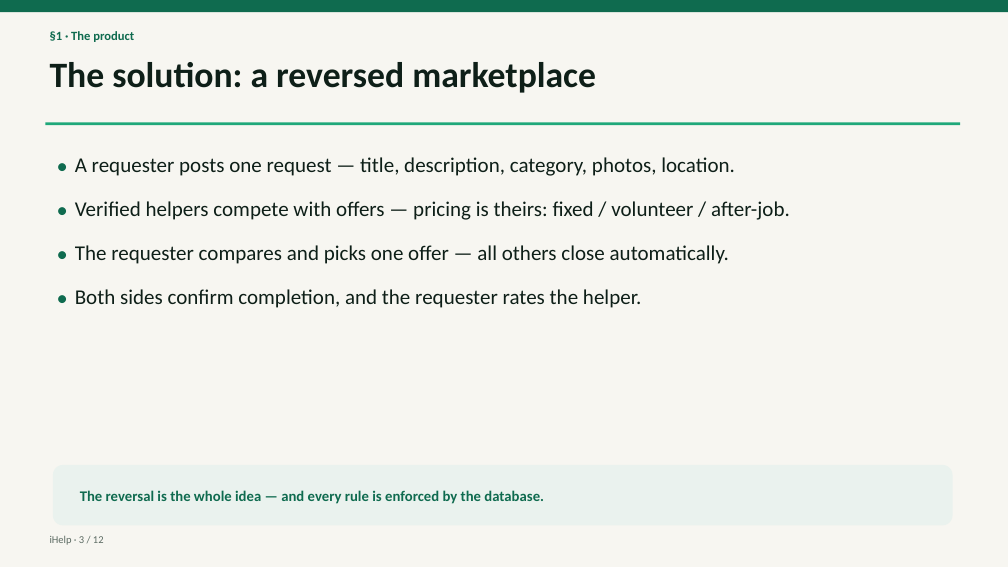
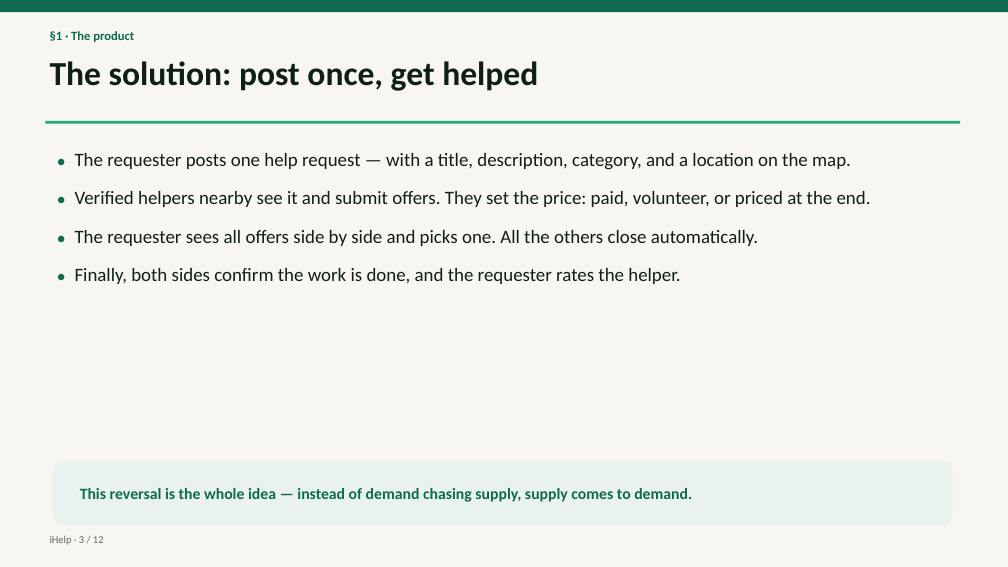
Before and after one commit to YuvGev00/ihelp, a slide deck: slide 3 of submission/en/iHelp-presentation.pptx. Drawn at 1008x567 pixels with LibreOffice and Linux fonts; fonts in the diff are those of the drawing. Boxes give left, top, right and bottom in pixels: in the first picture for what was removed or moved away, otherwise in the second. Text is boxed around its words. In the diff, an @@ line names an element or a change of style, - is before the commit and + after.

```diff
--- a/submission/en/iHelp-presentation.pptx
+++ b/submission/en/iHelp-presentation.pptx
@@ text at bbox=[50, 61, 538, 91]: text changed; size 34 to 32 pt @@
-The solution: a reversed marketplace
+The solution: post once, get helped
@@ text at bbox=[75, 153, 871, 284]: text changed; size 20 to 18 pt @@
-● A requester posts one request — title, description, category, photos, location.
-● Verified helpers compete with offers — pricing is theirs: fixed / volunteer / after-job.
-● The requester compares and picks one offer — all others close automatically.
-● Both sides confirm completion, and the requester rates the helper.
+● The requester posts one help request — with a title, description, category, and a location on the map.
+● Verified helpers nearby see it and submit offers. They set the price: paid, volunteer, or priced at the end.
+● The requester sees all offers side by side and picks one. All the others close automatically.
+● Finally, both sides confirm the work is done, and the requester rates the helper.
@@ rounded rectangle: place and size @@
-rounded rectangle at bbox=[53, 465, 953, 526]
+rounded rectangle at bbox=[53, 461, 953, 526]
@@ text at bbox=[80, 488, 692, 502]: text changed; size 14 to 15 pt @@
-The reversal is the whole idea — and every rule is enforced by the database.
+This reversal is the whole idea — instead of demand chasing supply, supply comes to demand.
```
Also in this commit, not shown: 10 other slides changed, 1 slide added, 1 slide removed, 1 other file.
